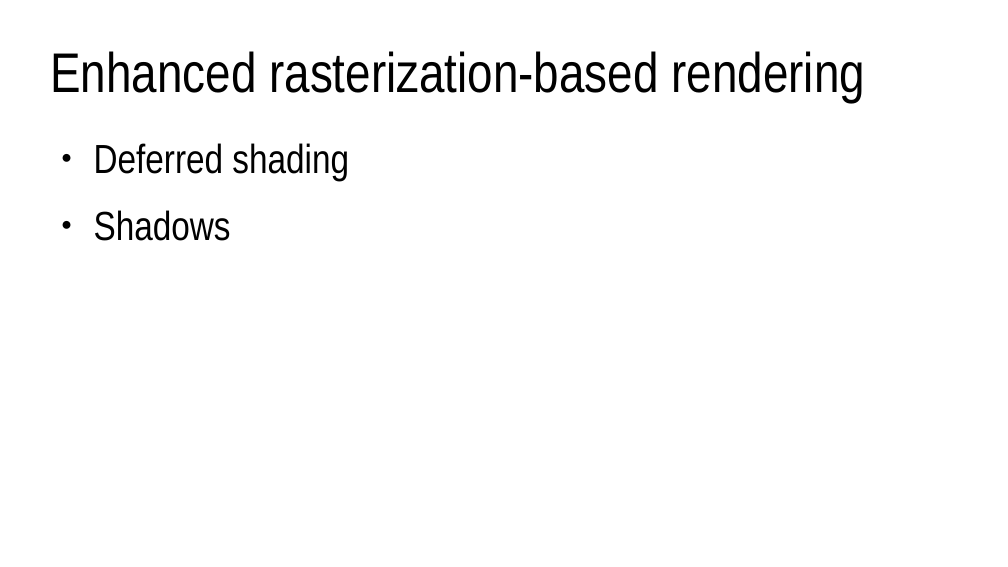
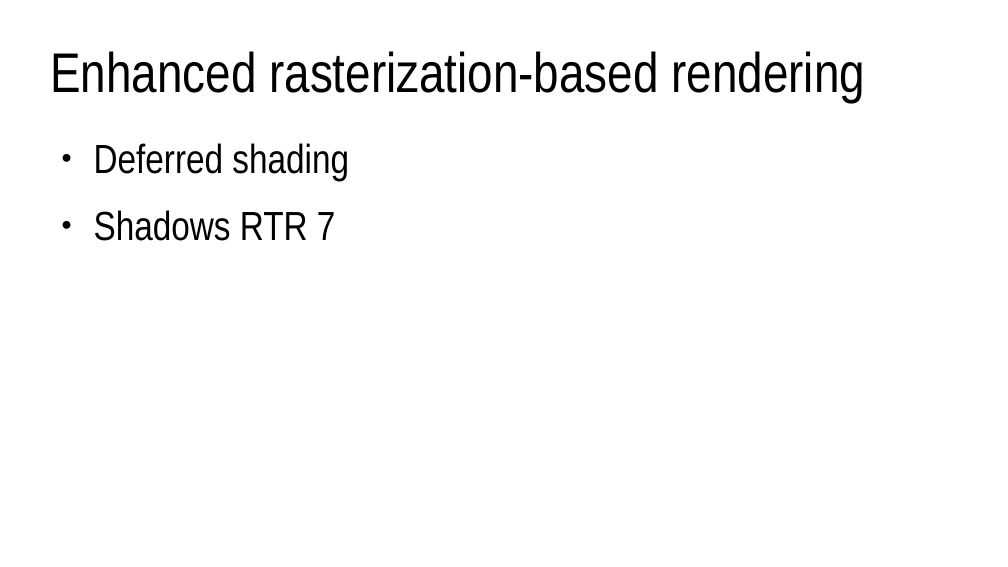
Before and after one commit to lorentzo/IntroductionToComputerGraphics, a slide deck: slide 4 of lectures/7_more_rendering/more_rendering.odp. Drawn at 1008x567 pixels with LibreOffice and Linux fonts; fonts in the diff are those of the drawing. Boxes give left, top, right and bottom in pixels: in the first picture for what was removed or moved away, otherwise in the second. Text is boxed around its words. In the diff, an @@ line names an element or a change of style, - is before the commit and + after.

Commit message:
light, shadow, raytracing

```diff
--- a/lectures/7_more_rendering/more_rendering.odp
+++ b/lectures/7_more_rendering/more_rendering.odp
@@ text at bbox=[94, 210, 336, 241]: text changed @@
-● Shadows
+● Shadows RTR 7
```
Also in this commit, not shown: 5 other files.
